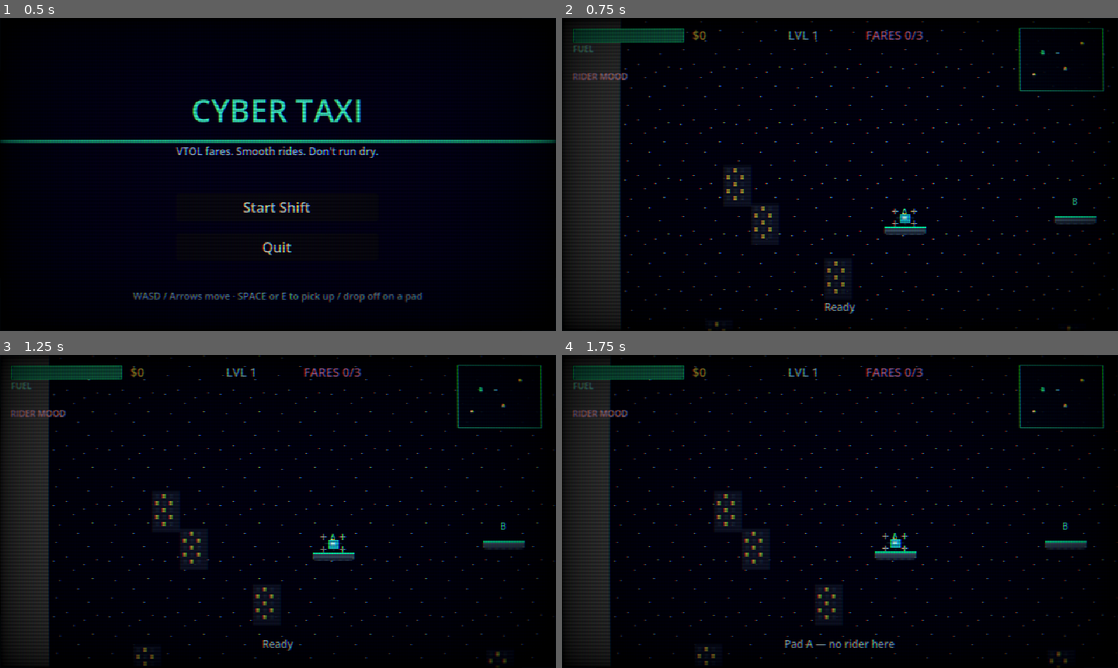
Above: before the commit, frames 1-4 (two rows, left to right).
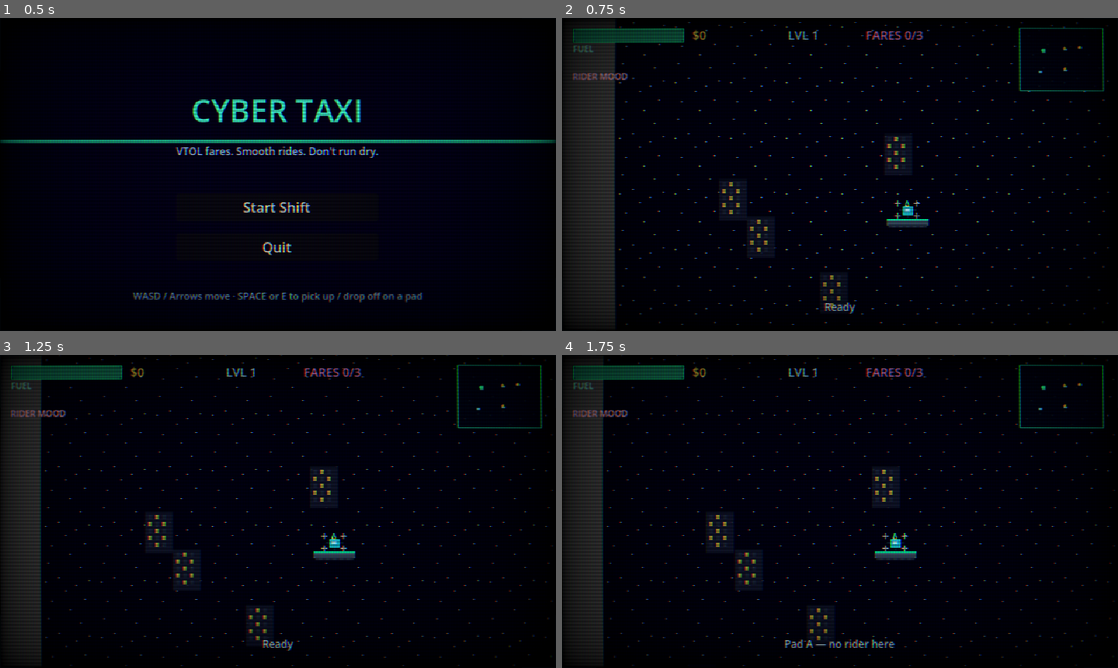
Above: after the commit, the same moments.

Repository: wojtekgalaj/cybertaxi
Game: Godot game, scene res://scenes/main_menu.tscn
Same seed, same stepped clock (60 frames per second), same inputs: the game is played once before the commit and once after it.
Inputs (mouse positions are in pixels of both pictures, inside the frame that each line leads up to):
- Up to frame 1 (0.5 s): no input
- Up to frame 2 (0.75 s): click "Start Shift" at 0.5 s
- Up to frame 3 (1.25 s): no input
- Up to frame 4 (1.75 s): tap Enter at 1.25 s; move the mouse to (962, 495) at 1.27 s; hold D (move_right) from 1.28 s (still down); tap Space (land) at 1.35 s; click (962, 495) at 1.42 s

Frame 1 is identical in both runs. In frame 2, 4.4% of the frame differs, in the area x 9-100%, y 1-100%; in frame 3, 4.1%; in frame 4, 3.7%.

Commit message:
gamepad controller

Diff:
--- a/autoload/game_state.gd
+++ b/autoload/game_state.gd
@@ -6,7 +6,7 @@
 signal level_changed(level: int)
 signal run_reset()
 
-const STORE_EVERY_N_LEVELS := 3
+const STORE_EVERY_N_LEVELS := 1
 const BASE_MAX_FUEL := 100.0
 const BASE_FARE := 40
 
@@ -21,13 +21,13 @@
 var owned_upgrades: Array[String] = []
 
 ## Live cab stats (recomputed from upgrades).
-var thrust: float = 420.0
-var drag: float = 2.8
-var fuel_burn_rate: float = 8.0
-var fuel_idle_burn: float = 1.5
-var stability: float = 1.0 ## Higher = less bumpiness penalty.
-var tip_bonus: float = 0.0 ## Extra fare multiplier.
-var max_speed: float = 220.0
+var thrust: float
+var drag: float
+var fuel_burn_rate: float
+var fuel_idle_burn: float
+var stability: float
+var tip_bonus: float
+var max_speed: float
 
 
 func _ready() -> void:
@@ -57,22 +57,22 @@
 	thrust = 420.0
 	drag = 2.8
 	fuel_burn_rate = 8.0
-	fuel_idle_burn = 1.5
+	fuel_idle_burn = 0.5
 	stability = 1.0
 	tip_bonus = 0.0
 	max_speed = 220.0
 	for id in owned_upgrades:
-		var up: Dictionary = UpgradeDB.get_upgrade(id)
-		if up.is_empty():
+		var upgrade: Dictionary = UpgradeDB.get_upgrade(id)
+		if upgrade.is_empty():
 			continue
-		max_fuel += float(up.get("max_fuel", 0.0))
-		thrust += float(up.get("thrust", 0.0))
-		drag += float(up.get("drag", 0.0))
-		fuel_burn_rate += float(up.get("fuel_burn", 0.0))
-		fuel_idle_burn += float(up.get("fuel_idle", 0.0))
-		stability += float(up.get("stability", 0.0))
-		tip_bonus += float(up.get("tip_bonus", 0.0))
-		max_speed += float(up.get("max_speed", 0.0))
+		max_fuel += float(upgrade.get("max_fuel", 0.0))
+		thrust += float(upgrade.get("thrust", 0.0))
+		drag += float(upgrade.get("drag", 0.0))
+		fuel_burn_rate += float(upgrade.get("fuel_burn", 0.0))
+		fuel_idle_burn += float(upgrade.get("fuel_idle", 0.0))
+		stability += float(upgrade.get("stability", 0.0))
+		tip_bonus += float(upgrade.get("tip_bonus", 0.0))
+		max_speed += float(upgrade.get("max_speed", 0.0))
 	fuel = mini(fuel, max_fuel)
 	fuel_changed.emit(fuel, max_fuel)
 
--- a/project.godot
+++ b/project.godot
@@ -37,30 +37,35 @@
 "deadzone": 0.5,
 "events": [Object(InputEventKey,"resource_local_to_scene":false,"resource_name":"","device":-1,"window_id":0,"alt_press …(191 unchanged characters)…
 , Object(InputEventKey,"resource_local_to_scene":false,"resource_name":"","device":-1,"window_id":0,"alt_pressed":false …(186 unchanged characters)…
+, Object(InputEventJoypadMotion,"resource_local_to_scene":false,"resource_name":"","device":-1,"axis":0,"axis_value":-1.0,"script":null)
 ]
 }
 move_right={
 "deadzone": 0.5,
 "events": [Object(InputEventKey,"resource_local_to_scene":false,"resource_name":"","device":-1,"window_id":0,"alt_press …(192 unchanged characters)…
 , Object(InputEventKey,"resource_local_to_scene":false,"resource_name":"","device":-1,"window_id":0,"alt_pressed":false …(186 unchanged characters)…
+, Object(InputEventJoypadMotion,"resource_local_to_scene":false,"resource_name":"","device":-1,"axis":0,"axis_value":1.0,"script":null)
 ]
 }
 move_up={
 "deadzone": 0.5,
 "events": [Object(InputEventKey,"resource_local_to_scene":false,"resource_name":"","device":-1,"window_id":0,"alt_press …(192 unchanged characters)…
 , Object(InputEventKey,"resource_local_to_scene":false,"resource_name":"","device":-1,"window_id":0,"alt_pressed":false …(186 unchanged characters)…
+, Object(InputEventJoypadMotion,"resource_local_to_scene":false,"resource_name":"","device":-1,"axis":1,"axis_value":-1.0,"script":null)
 ]
 }
 move_down={
 "deadzone": 0.5,
 "events": [Object(InputEventKey,"resource_local_to_scene":false,"resource_name":"","device":-1,"window_id":0,"alt_press …(192 unchanged characters)…
 , Object(InputEventKey,"resource_local_to_scene":false,"resource_name":"","device":-1,"window_id":0,"alt_pressed":false …(186 unchanged characters)…
+, Object(InputEventJoypadMotion,"resource_local_to_scene":false,"resource_name":"","device":-1,"axis":1,"axis_value":1.0,"script":null)
 ]
 }
 land={
 "deadzone": 0.5,
 "events": [Object(InputEventKey,"resource_local_to_scene":false,"resource_name":"","device":-1,"window_id":0,"alt_press …(191 unchanged characters)…
 , Object(InputEventKey,"resource_local_to_scene":false,"resource_name":"","device":-1,"window_id":0,"alt_pressed":false …(183 unchanged characters)…
+, Object(InputEventJoypadButton,"resource_local_to_scene":false,"resource_name":"","device":-1,"button_index":0,"pressure":0.0,"pressed":false,"script":null)
 ]
 }
 pause={
@@ -75,6 +80,7 @@
 2d_physics/layer_2="player"
 2d_physics/layer_3="platforms"
 2d_physics/layer_4="passengers"
+2d_physics/layer_5="hazards"
 
 [physics]
 
--- a/scenes/levels/level_template.tscn
+++ b/scenes/levels/level_template.tscn
@@ -1,23 +1,22 @@
-[gd_scene load_steps=3 format=3 uid="uid://blevel001"]
+[gd_scene format=3 uid="uid://1kiwthgqc3py"]
 
-[ext_resource type="Script" path="res://scripts/world/level_controller.gd" id="1_lvl"]
-[ext_resource type="PackedScene" path="res://scenes/cyber_cab.tscn" id="2_cab"]
+[ext_resource type="Script" uid="uid://d3l7ksmu4ry0m" path="res://scripts/world/level_controller.gd" id="1_lvl"]
+[ext_resource type="PackedScene" uid="uid://bcabcyber001" path="res://scenes/cyber_cab.tscn" id="2_cab"]
 
-[node name="Level" type="Node2D"]
+[node name="Level" type="Node2D" unique_id=822949044]
 script = ExtResource("1_lvl")
 map_size = Vector2(1100, 720)
-platform_count = 5
-building_count = 16
+building_count = 21
 
-[node name="World" type="Node2D" parent="."]
+[node name="World" type="Node2D" parent="." unique_id=1328986134]
 
-[node name="Decor" type="Node2D" parent="World"]
+[node name="Decor" type="Node2D" parent="World" unique_id=1597863171]
 
-[node name="Platforms" type="Node2D" parent="World"]
+[node name="Platforms" type="Node2D" parent="World" unique_id=339937664]
 
-[node name="Passengers" type="Node2D" parent="World"]
+[node name="Passengers" type="Node2D" parent="World" unique_id=719958781]
 
-[node name="Bounds" type="Node2D" parent="World"]
+[node name="Bounds" type="Node2D" parent="World" unique_id=1361083228]
 
-[node name="CyberCab" parent="World" instance=ExtResource("2_cab")]
+[node name="CyberCab" parent="World" unique_id=1848484360 instance=ExtResource("2_cab")]
 position = Vector2(200, 200)
Not shown, added: addons/godot-neovim/GodotNeovim.gd
Not shown, added: addons/godot-neovim/GodotNeovim.gd.uid
Not shown, added: addons/godot-neovim/godot-neovim.gdextension.uid
Not shown, added: addons/godot-neovim/icon.svg
Not shown, added: addons/godot-neovim/icon.svg.import
Not shown, added: addons/godot-neovim/input/default_keymaps.gd
Not shown, added: addons/godot-neovim/input/default_keymaps.gd.uid
Not shown, added: addons/godot-neovim/input/godot_neovim_input.gd
Not shown, added: addons/godot-neovim/input/godot_neovim_input.gd.uid
Not shown, added: addons/godot-neovim/input/keymap_editor.gd
Not shown, added: addons/godot-neovim/input/keymap_editor.gd.uid
Not shown, added: addons/godot-neovim/plugin.cfg
(and 14 more such lines)
